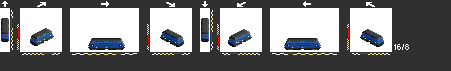
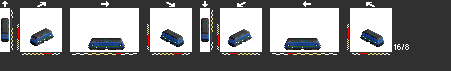
Layer changes from the first 451×71 image to the second:
painted on "Layer 0" over [37, 35, 377, 48]
